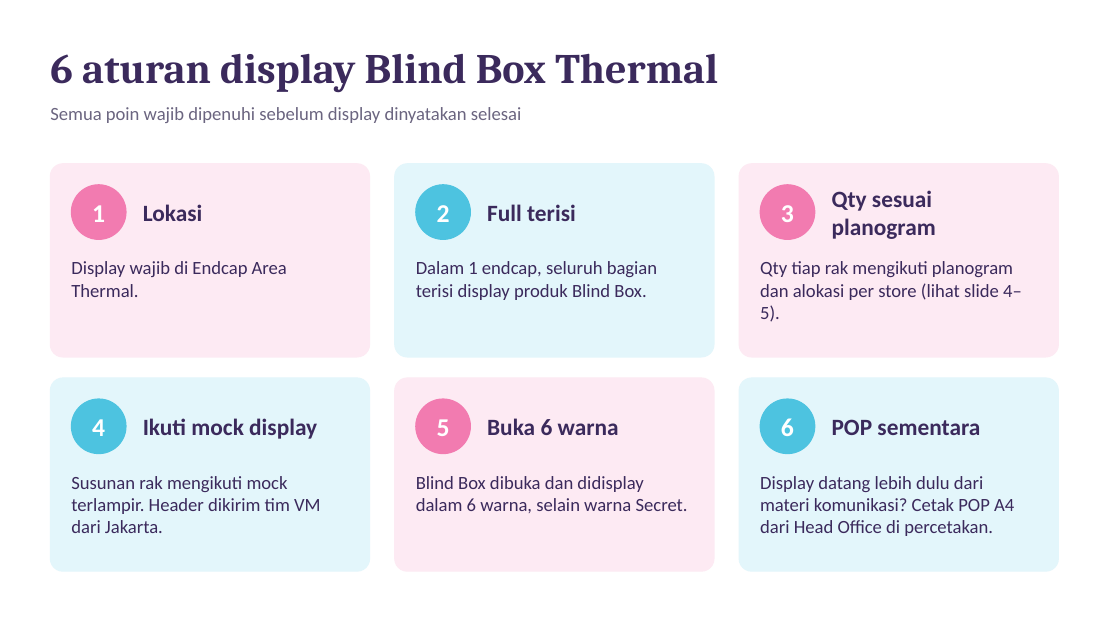
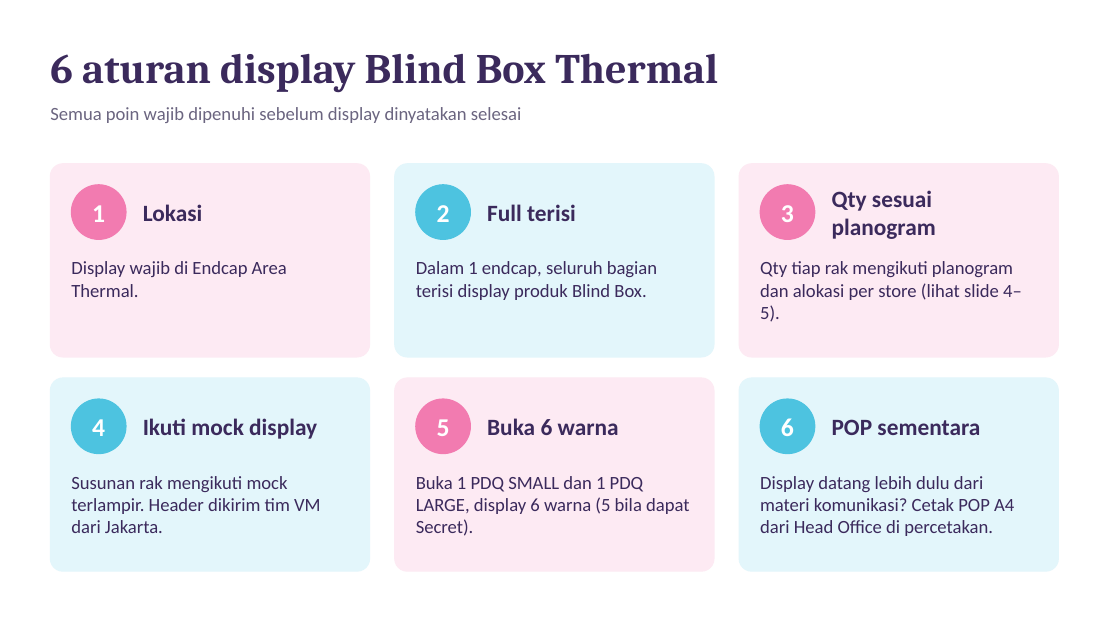
Before and after one commit to eriehermawan-hci/Testing-Erie, a slide deck: slide 2 of Instruksi_Display_Blind_Box_Thermal.pptx. Drawn at 1120x630 pixels with LibreOffice and Linux fonts; fonts in the diff are those of the drawing. Boxes give left, top, right and bottom in pixels: in the first picture for what was removed or moved away, otherwise in the second. Text is boxed around its words. In the diff, an @@ line names an element or a change of style, - is before the commit and + after.

```diff
--- a/Instruksi_Display_Blind_Box_Thermal.pptx
+++ b/Instruksi_Display_Blind_Box_Thermal.pptx
@@ text at <box>416,476,689,536</box>: text changed @@
-Blind Box dibuka dan didisplay dalam 6 warna, selain warna Secret.
+Buka 1 PDQ SMALL dan 1 PDQ LARGE, display 6 warna (5 bila dapat Secret).
```
Also in this commit, not shown: 4 other slides changed, 1 slide added.
